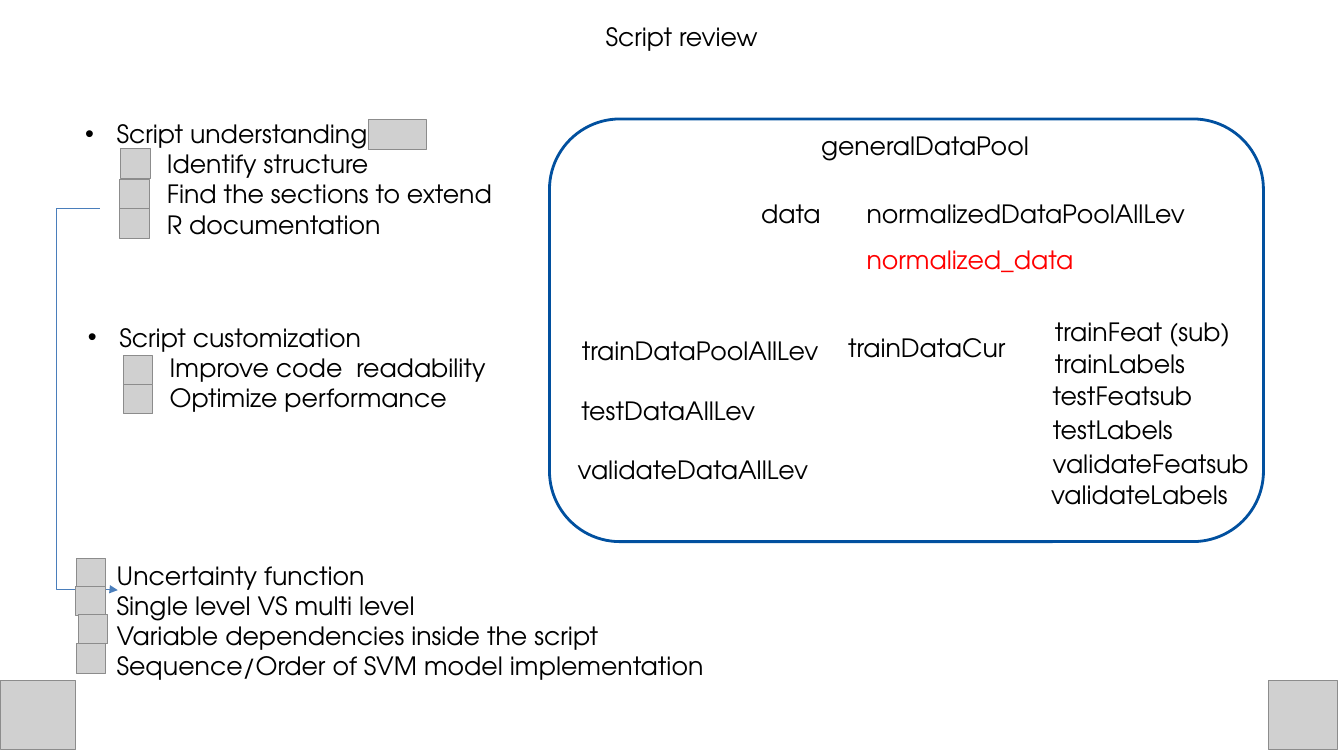
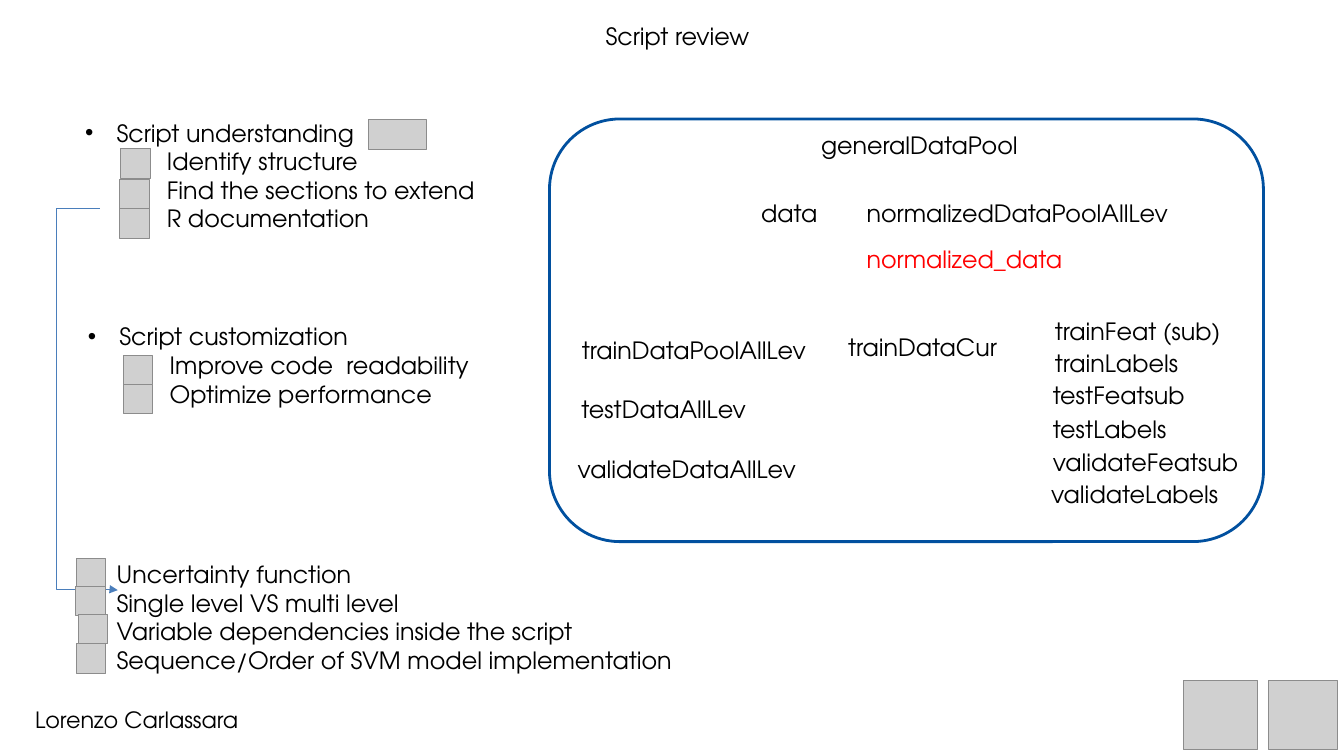
Before and after one commit to carls31/active-learning-virtual-SVM, a slide deck: slide 5 of presentation_CARLASSARA_10601118.pptx. Drawn at 1344x756 pixels with LibreOffice and Linux fonts; fonts in the diff are those of the drawing; grey boxes stand for pictures. Boxes give left, top, right and bottom in pixels: in the first picture for what was removed or moved away, otherwise in the second. Text is boxed around its words. In the diff, an @@ line names an element or a change of style, - is before the commit and + after.

```diff
--- a/presentation_CARLASSARA_10601118.pptx
+++ b/presentation_CARLASSARA_10601118.pptx
@@ size 18 to 17 pt in 18 elements at [119, 327, 468, 408], [117, 565, 672, 674], [117, 124, 474, 228], [761, 204, 817, 223], [1055, 354, 1178, 373], [848, 338, 997, 357], [606, 27, 749, 50], [1053, 420, 1167, 439], [1053, 386, 1185, 405], [867, 250, 1063, 271], [1055, 322, 1221, 345], [1053, 453, 1238, 472], [821, 136, 1018, 159], [1051, 485, 1218, 504], [581, 400, 746, 419], [582, 341, 806, 360], [578, 460, 796, 479], [867, 204, 1168, 223] @@
@@ picture: place and size @@
-picture at [1, 681, 76, 750]
+picture at [1184, 681, 1258, 750]
@@ text added at [35, 711, 238, 729], 16 pt, text #000000 @@
+Lorenzo Carlassara
```
Also in this commit, not shown: 9 other slides changed, 1 slide added, 1 slide removed, 2 other files.
